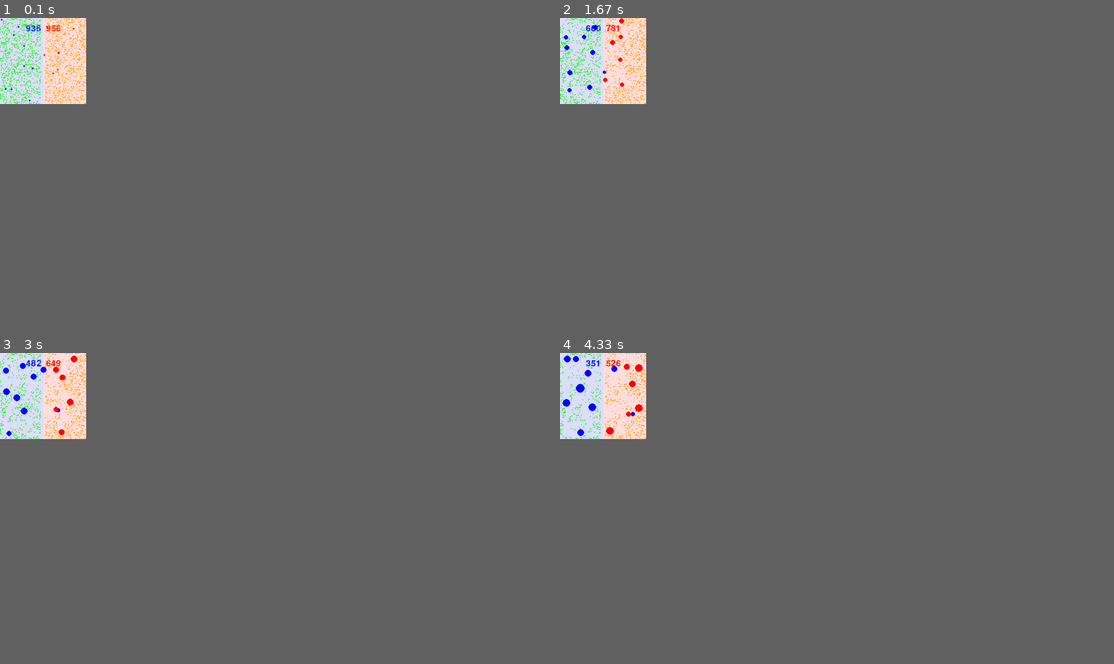
Above: before the commit, frames 1-4 (two rows, left to right).
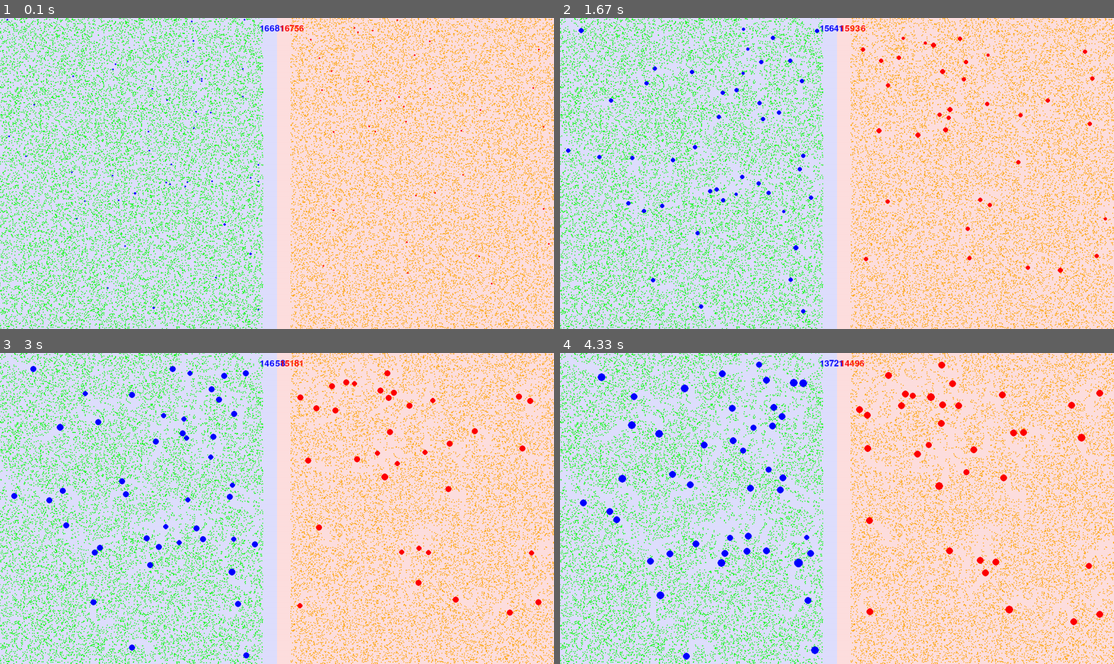
Above: after the commit, the same moments.

Repository: TOEGENT/pygame_project
Game: pygame game, started from main.py
The game is run twice, just before and just after one commit, with the same random seed, the same clock (stepped at 60 frames per second) and the same inputs.
Inputs (mouse positions are in pixels of both pictures, inside the frame that each line leads up to):
- Up to frame 1 (0.1 s): no input
- Up to frame 2 (1.67 s): move the mouse to (814, 185) at 0.37 s; move the mouse to (704, 176) at 0.87 s; move the mouse to (920, 64) at 1.37 s
- Up to frame 3 (3 s): move the mouse to (288, 402) at 1.87 s; move the mouse to (282, 539) at 2.43 s; move the mouse to (421, 558) at 2.93 s
- Up to frame 4 (4.33 s): move the mouse to (981, 480) at 3.43 s; move the mouse to (1036, 483) at 3.93 s
In our replay, the window is 140x140 before the commit and 900x506 after it. These sizes can differ from the game's own. Grey fills any space a smaller window leaves; there, only what the larger window draws over its background counts as a difference.

The runs differ from the first frame. In frame 1, 62% of the frame differs, in the area x 0-100%, y 0-100%; in frame 2, 62%; in frame 3, 62%; in frame 4, 61%.

Commit message:
добавил новые константы

Diff:
--- a/config.py
+++ b/config.py
@@ -1,13 +1,16 @@
-WINDOW_WIDTH = 200
-WINDOW_HEIGHT = 200
+WINDOW_WIDTH = 1280
+WINDOW_HEIGHT = 720
 COLOR_RED = (255,0,0)
 COLOR_BLUE = (0,0,255)
 COLOR_GREEN = (0,255,0)
 COLOR_BLACK = (0,0,0)
 COLOR_ORANGE = (255,165,0)
+COLOR_WHITE = (255,255,255)
 DEATH_MASS = 5
 MINIMUM_MASS = 6
 FOOD_MASS = 1
-START_MASS = 1000
+START_MASS = 17000
 TEAM_BLUE=0
 TEAM_RED=1
+BALL_VIEW_FACTOR=3
+IMPORTANCE_KOEF = 3
